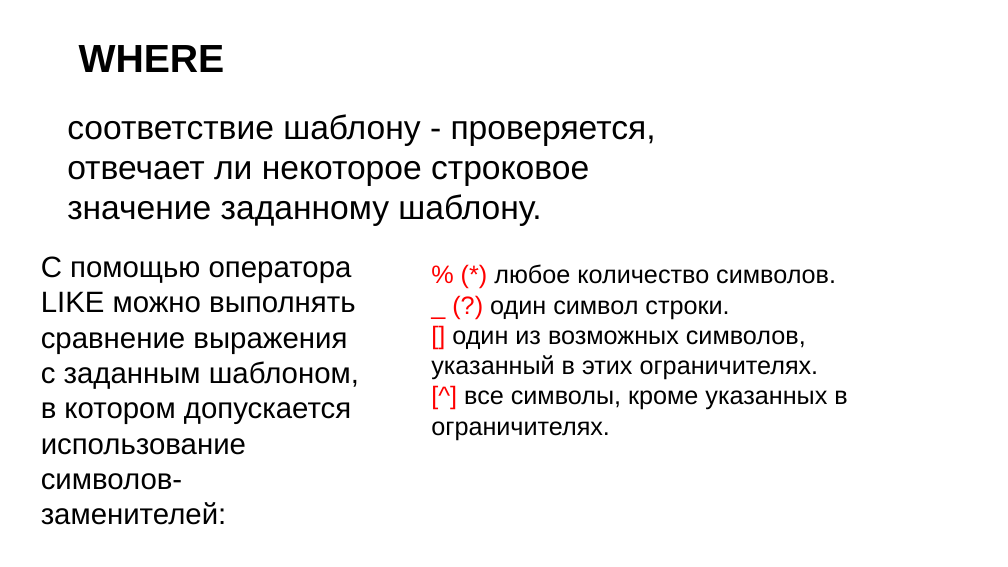
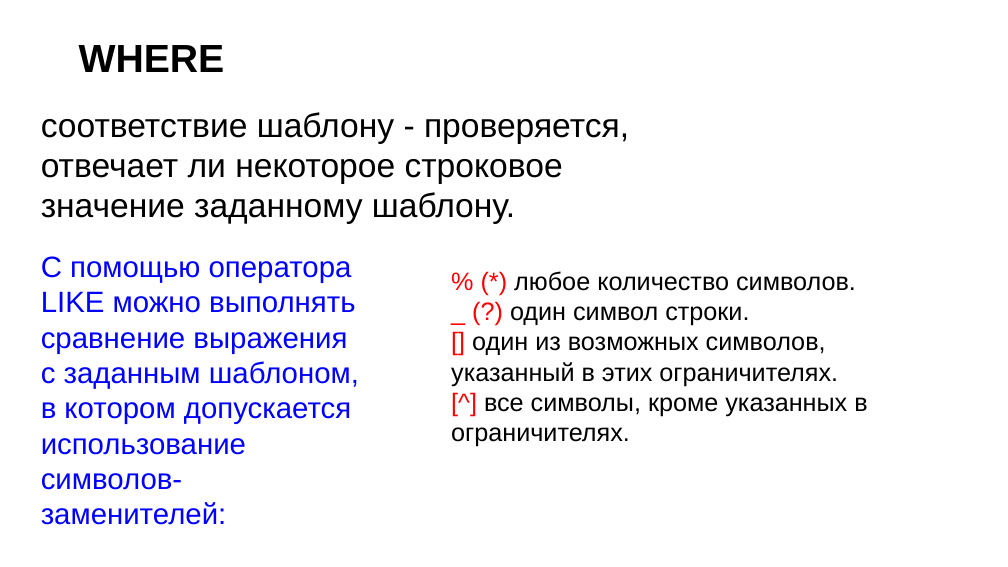
Before and after one commit to nesrv/pg-sql-1, a slide deck: slide 10 of DAY-2/docs/презентация.pptx (slide 11 before the commit). Drawn at 1008x567 pixels with LibreOffice and Linux fonts; fonts in the diff are those of the drawing; background and template pictures are left out. Boxes give left, top, right and bottom in pixels: in the first picture for what was removed or moved away, otherwise in the second. Text is boxed around its words. In the diff, an @@ line names an element or a change of style, - is before the commit and + after.

```diff
--- a/DAY-2/docs/презентация.pptx
+++ b/DAY-2/docs/презентация.pptx
@@ text "соответствие шаблону - проверяется, отвечает ...": place and size @@
-text "соответствие шаблону - проверяется, отвечает ..." at (67,114,656,226)
+text "соответствие шаблону - проверяется, отвечает ..." at (41,112,629,224)
@@ text "соответствие шаблону - проверяется, отвечает ..." at (41,112,629,224): indent changed @@
@@ text "С помощью оператора LIKE можно ..." at (41,256,359,525): text colour #000000 to #0000FF @@
@@ text "% (*) любое количество символов.": place and size @@
-text "% (*) любое количество символов." at (431,264,847,440)
+text "% (*) любое количество символов." at (451,271,867,447)
```
Also in this commit, not shown: 11 other slides changed.
